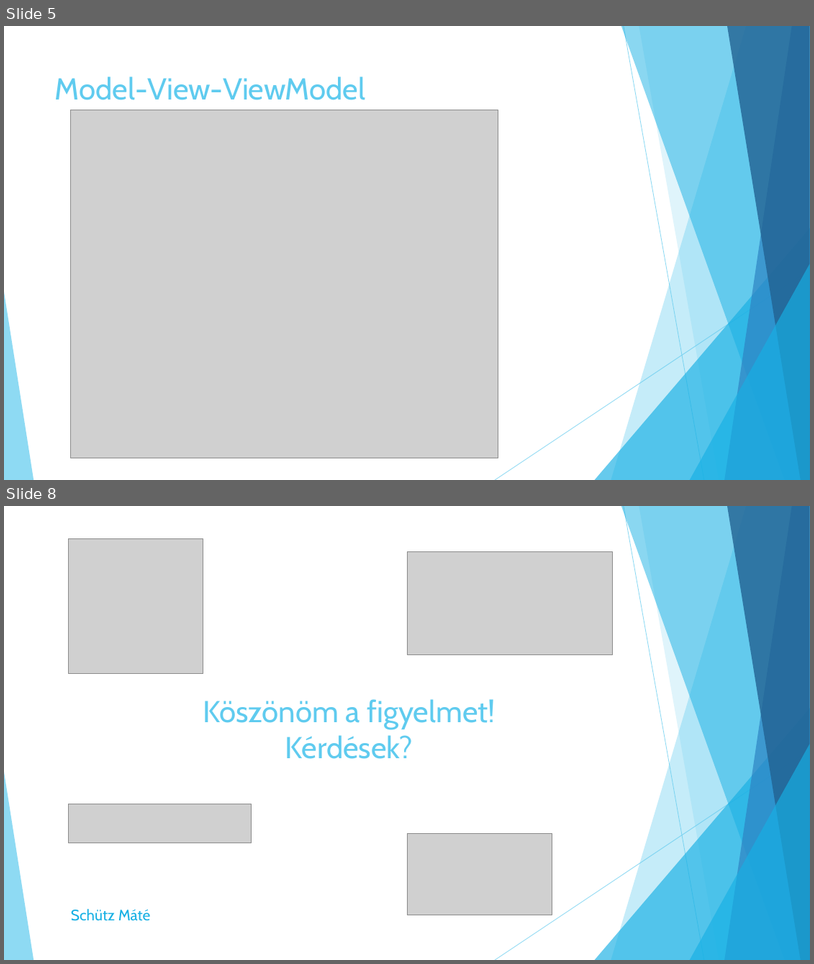
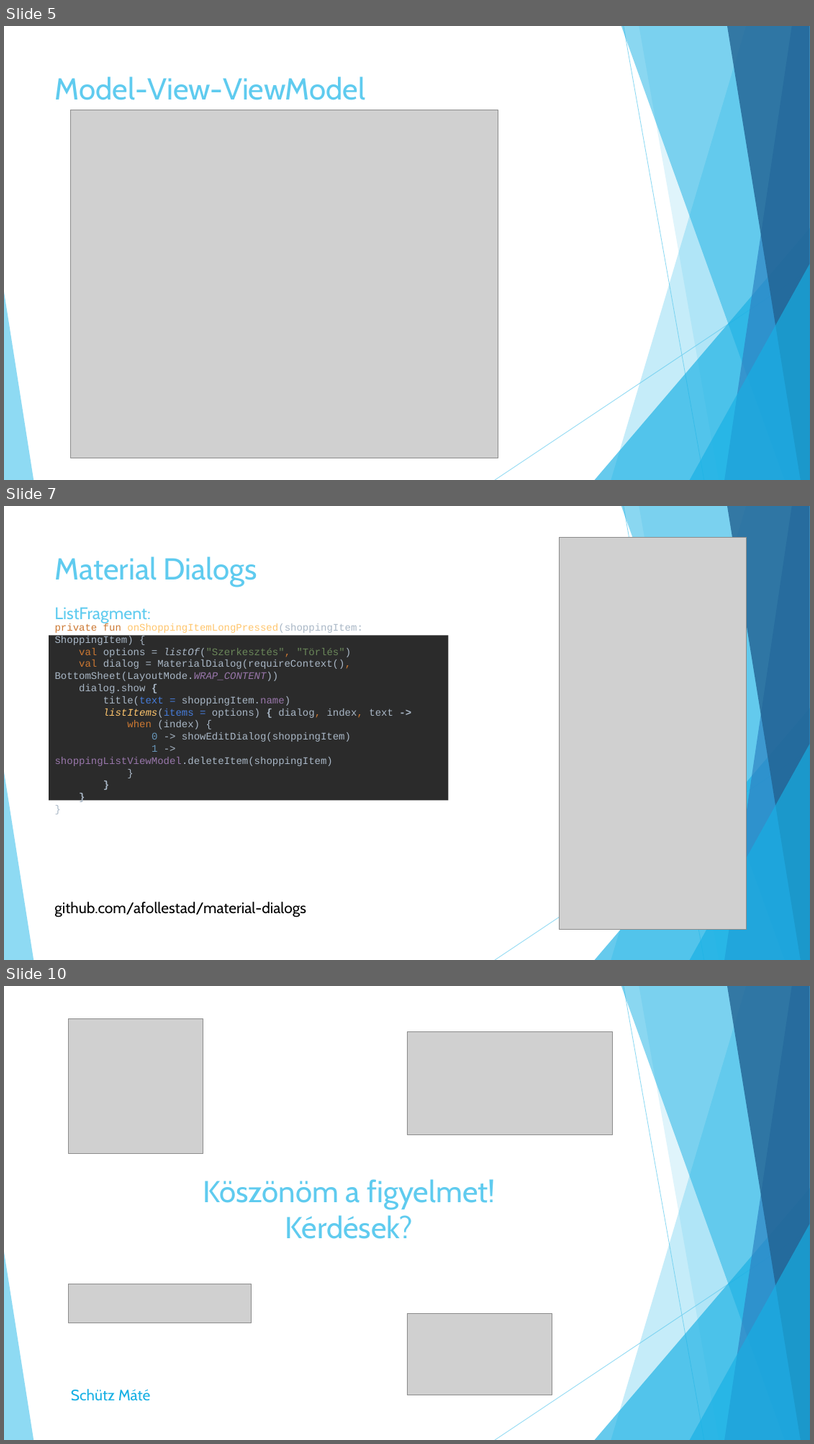
Before and after one commit to Maxtr0n/ShoppingListAndroid, a slide deck: bemutato.pptx. Shown one above the other, each under a label of ours: slides 5 and 8 before the commit, slides 5, 7 and 10 after it; the slides between them are not shown. The pictures are 814x964 and 814x1444 pixels, drawn with LibreOffice and Linux fonts; fonts in the diff are those of the drawing; grey boxes stand for pictures. Boxes give left, top, right and bottom in pixels: in the first picture for what was removed or moved away, otherwise in the second. Text is boxed around its words. In the diff, an @@ line names an element or a change of style, - is before the commit and + after.

```diff
--- a/bemutato.pptx
+++ b/bemutato.pptx
@@ slide 7 added at (x1=4, y1=506, x2=810, y2=960), background #FFFFFF; not listed: 10 template elements that a slide beside it also shows @@
@@ picture added at (x1=559, y1=537, x2=747, y2=929) @@
@@ title added at (x1=55, y1=556, x2=257, y2=587), 36 pt, text #5FCBEF @@
+Material Dialogs
@@ text added at (x1=54, y1=607, x2=150, y2=623), 20 pt, text #5FCBEF @@
+ListFragment:
@@ rectangle added at (x1=49, y1=635, x2=449, y2=800), fill #2B2B2B, 12 pt, text #A9B7C6 @@
+private fun onShoppingItemLongPressed(shoppingItem: ShoppingItem) {
+val options = listOf("Szerkesztés", "Törlés")
+val dialog = MaterialDialog(requireContext(), BottomSheet(LayoutMode.WRAP_CONTENT))
+dialog.show {
+title(text = shoppingItem.name)
+listItems(items = options) { dialog, index, text ->
+when (index) {
+0 -> showEditDialog(shoppingItem)
+1 -> shoppingListViewModel.deleteItem(shoppingItem)
+}
+}
+}
+}
@@ text added at (x1=54, y1=901, x2=306, y2=917), 18 pt, text #000000 @@
+github.com/afollestad/material-dialogs
@@ what was slide 8 is now slide 10 @@
```
Also in this commit, not shown: 3 slides changed, 2 other slides added, 1 slide removed, 3 other files.
